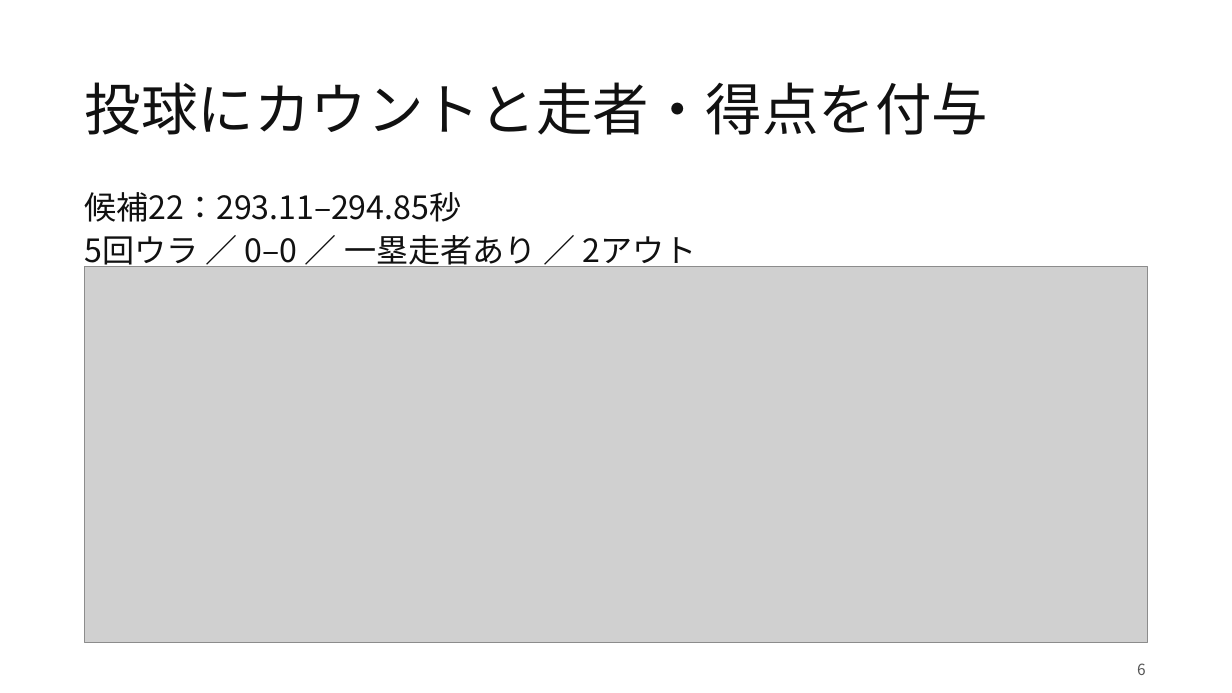
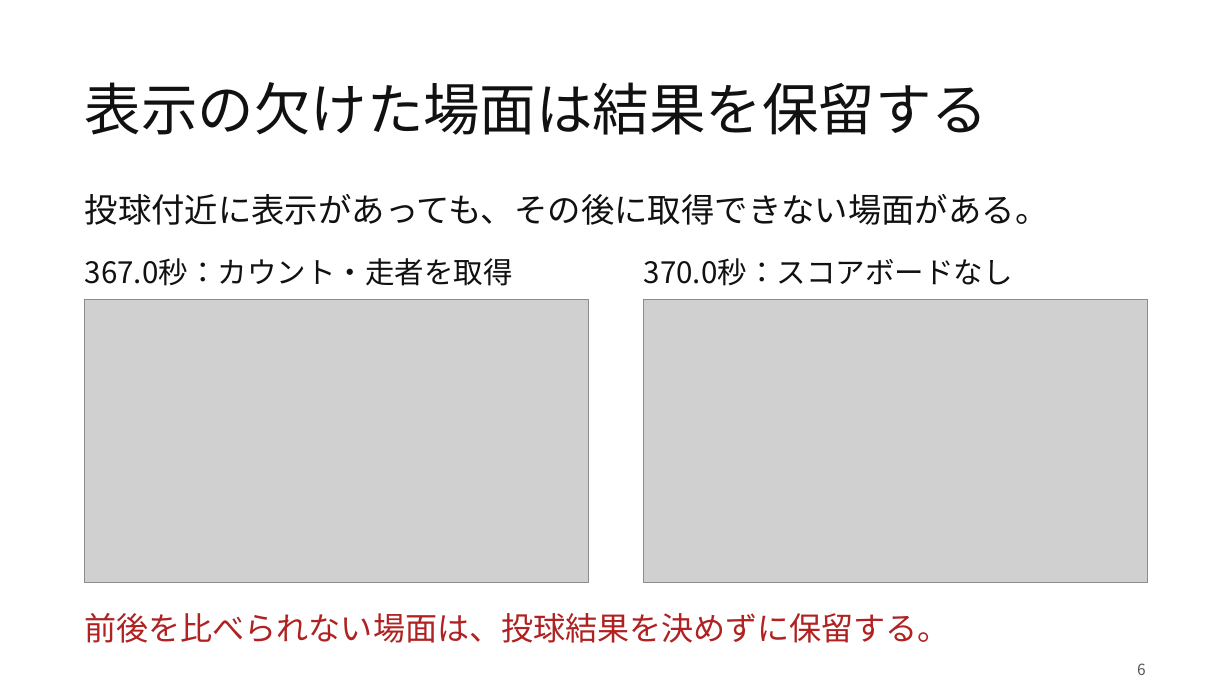
Before and after one commit to Yu-Tanahashi1226/----B-py, a slide deck: slide 6 of presentations/20261030/M棚橋261030.pptx. Drawn at 1232x693 pixels with LibreOffice and Linux fonts; fonts in the diff are those of the drawing; grey boxes stand for pictures. Boxes give left, top, right and bottom in pixels: in the first picture for what was removed or moved away, otherwise in the second. Text is boxed around its words. In the diff, an @@ line names an element or a change of style, - is before the commit and + after.

```diff
--- a/presentations/20261030/M棚橋261030.pptx
+++ b/presentations/20261030/M棚橋261030.pptx
@@ title at <box>85,82,988,135</box>: text changed @@
-投球にカウントと走者・得点を付与
+表示の欠けた場面は結果を保留する
@@ text at <box>85,194,1049,225</box>: text changed; size 25 to 26 pt @@
-候補22：293.11–294.85秒
-5回ウラ ／ 0–0 ／ 一塁走者あり ／ 2アウト
+投球付近に表示があっても、その後に取得できない場面がある。
@@ picture removed at <box>85,266,1148,642</box> @@
@@ text added at <box>85,258,513,286</box>, 23 pt, text #111111 @@
+367.0秒：カウント・走者を取得
@@ text added at <box>644,258,1013,286</box>, 23 pt, text #111111 @@
+370.0秒：スコアボードなし
@@ picture added at <box>85,299,589,583</box> @@
@@ picture added at <box>644,299,1148,583</box> @@
@@ text added at <box>85,613,950,643</box>, 25 pt, text #B02121 @@
+前後を比べられない場面は、投球結果を決めずに保留する。
```
Also in this commit, not shown: 10 other slides changed, 1 slide added, 1 slide removed, 9 other files.
